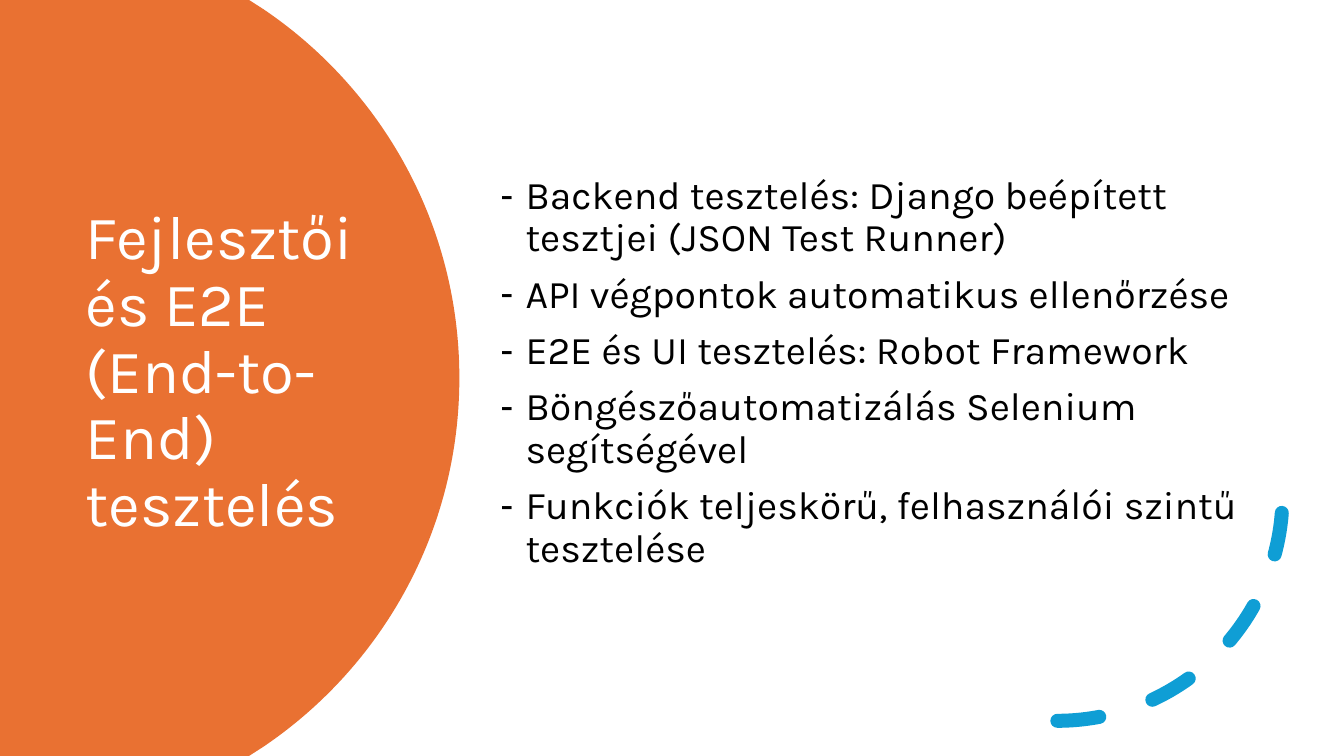
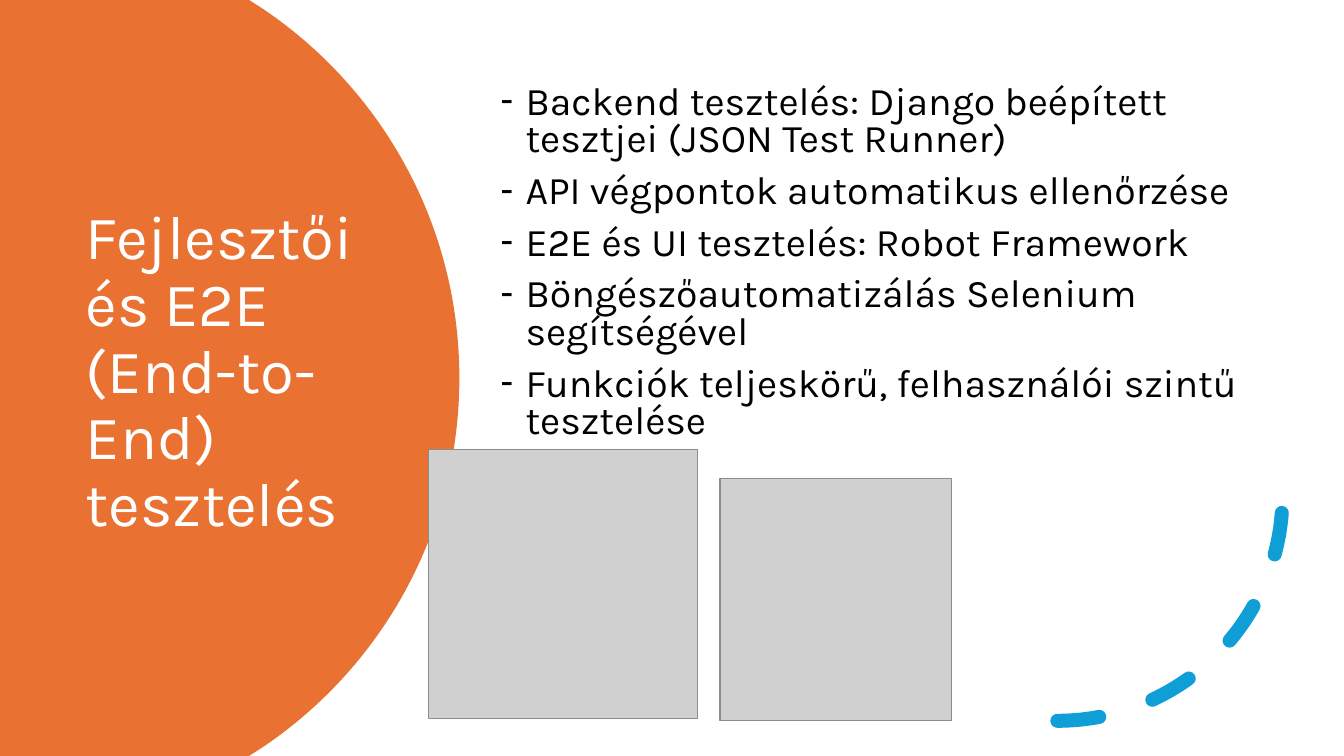
Before and after one commit to FesetoImre5/13_S1_8_vizsgaremek, a slide deck: slide 9 of Dokumentacio/Calentasker_bemutató.pptx. Drawn at 1344x756 pixels with LibreOffice and Linux fonts; fonts in the diff are those of the drawing; grey boxes stand for pictures. Boxes give left, top, right and bottom in pixels: in the first picture for what was removed or moved away, otherwise in the second. Text is boxed around its words. In the diff, an @@ line names an element or a change of style, - is before the commit and + after.

```diff
--- a/Dokumentacio/Calentasker_bemutató.pptx
+++ b/Dokumentacio/Calentasker_bemutató.pptx
@@ text "Backend tesztelés: Django beépített tesztjei ..." at bbox=[526, 85, 1237, 435]: line spacing 0.9 to 0.8 @@
@@ picture added at bbox=[429, 450, 698, 719] @@
@@ picture added at bbox=[720, 479, 952, 722] @@
```
Also in this commit, not shown: 1 other slide changed.
